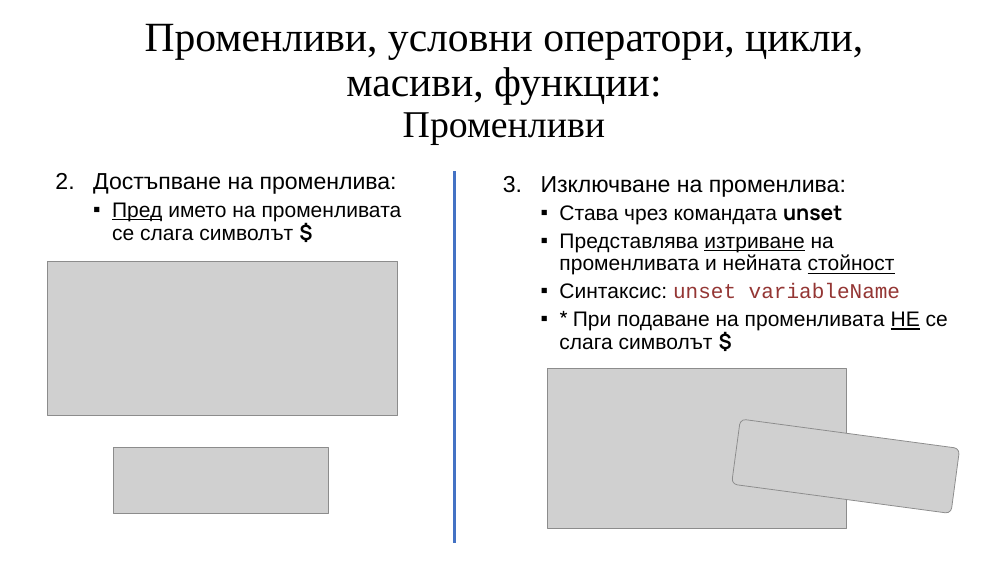
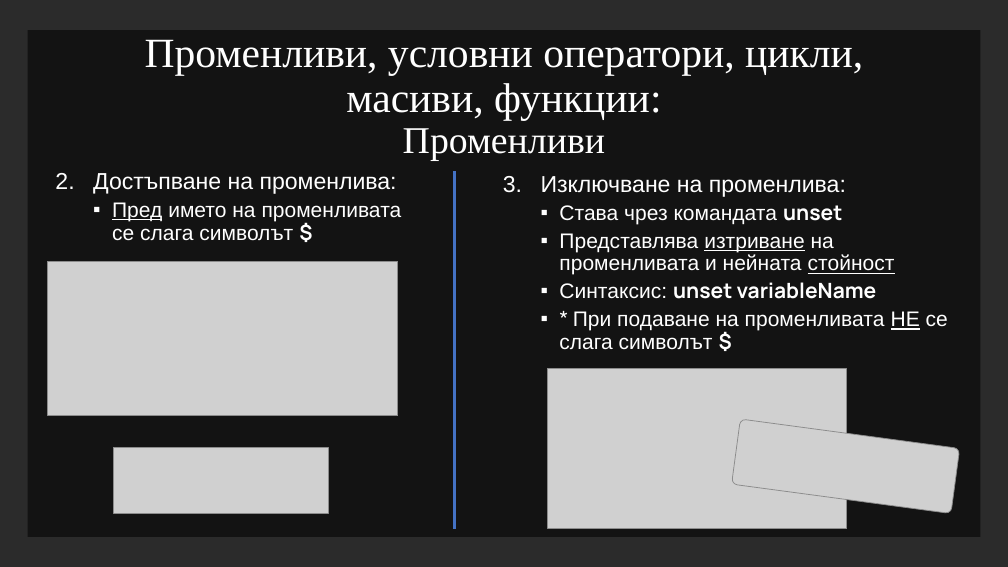
Before and after one commit to Rokyuto/School, a slide deck: slide 8 of Operating Systems/19205.pptx. Drawn at 1008x567 pixels with LibreOffice and Linux fonts; fonts in the diff are those of the drawing; grey boxes stand for pictures; background and template pictures are left out; a plain dark background stands for a picture behind light text. Boxes give left, top, right and bottom in pixels: in the first picture for what was removed or moved away, otherwise in the second. Text is boxed around its words. In the diff, an @@ line names an element or a change of style, - is before the commit and + after.

```diff
--- a/Operating Systems/19205.pptx
+++ b/Operating Systems/19205.pptx
@@ background #FFFFFF to picture (left out) @@
@@ rectangle added at (27, 30, 980, 537), fill #000000 at 55% opacity @@
@@ title "Променливи, условни оператори, цикли, масиви, ..." at (145, 39, 863, 161): text colour #000000 to #FFFFFF @@
@@ title "Променливи, условни оператори, цикли, масиви, ...": place and size @@
-title "Променливи, условни оператори, цикли, масиви, ..." at (145, 23, 863, 145)
+title "Променливи, условни оператори, цикли, масиви, ..." at (145, 39, 863, 161)
@@ text "Достъпване на променлива:" at (93, 173, 402, 241): text colour #000000 to #FFFFFF @@
@@ line moved from (454, 172) - (454, 543) to (454, 172) - (454, 529) @@
@@ text "Изключване на променлива:" at (541, 176, 948, 349): text colour #000000 to #FFFFFF in "Изключване на променлива:", "Става чрез командата unset", "Представлява изтриване на променливата и нейната стойност", "Синтаксис:" and 1 more places; font Courier New to Manrope, text colour #943634 to #FFFFFF, bold on in "unset variableName" @@
```
Also in this commit, not shown: 15 other slides changed, 15 slides added, 2 slides removed, 13 other files.
